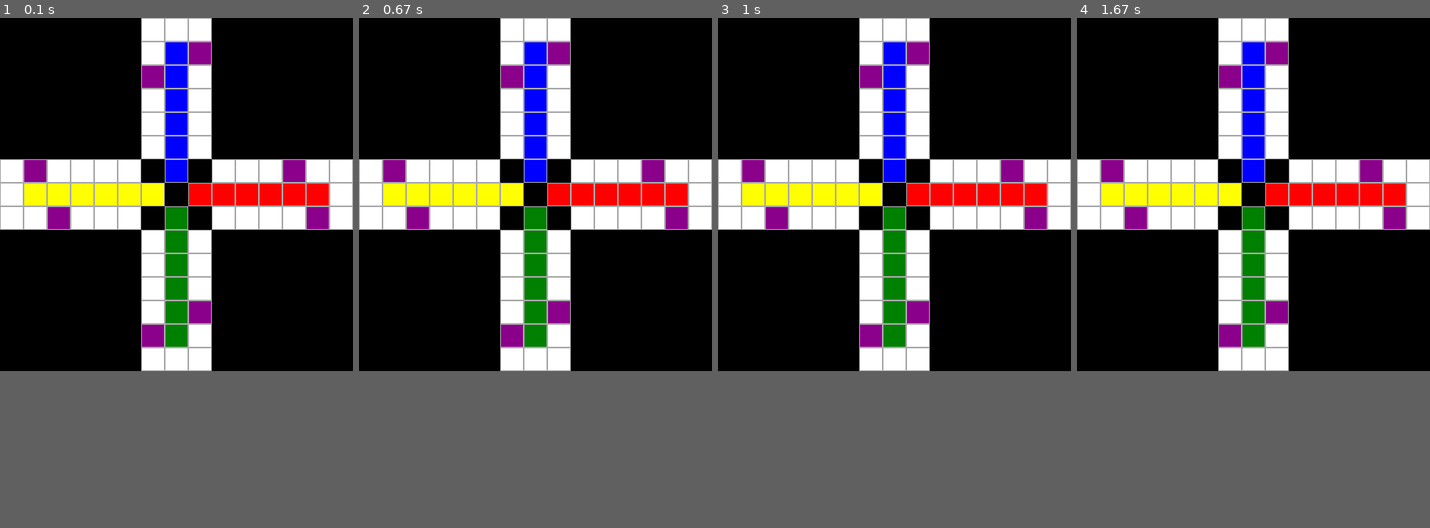
Above: before the commit, frames 1-4 (left to right).
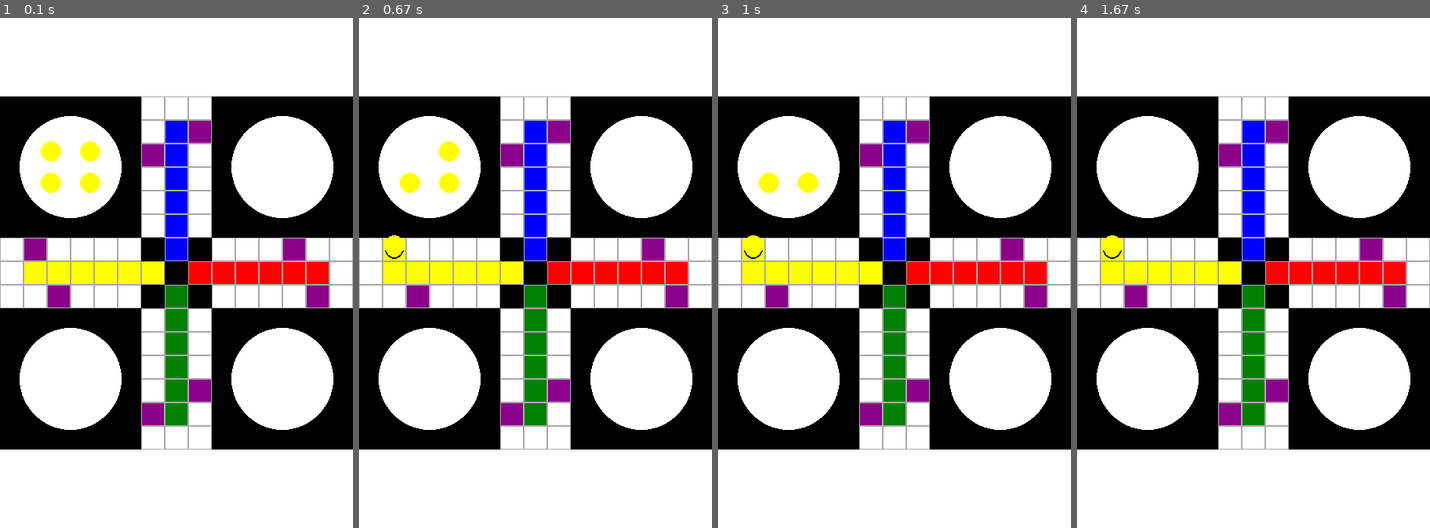
Above: after the commit, the same moments.

Repository: allanmiller143/ludo_lanke_pygame
Game: pygame game, started from main.py
Same seed, same stepped clock (60 frames per second), same inputs: the game is played once before the commit and once after it.
Inputs (mouse positions are in pixels of both pictures, inside the frame that each line leads up to):
- Up to frame 1 (0.1 s): no input
- Up to frame 2 (0.67 s): click (408, 150) at 0.38 s
- Up to frame 3 (1 s): click (809, 150) at 0.72 s
- Up to frame 4 (1.67 s): click (1126, 181) at 1.05 s; click (1168, 181) at 1.38 s
The window is 450x450 before the commit and 450x650 after it. Grey fills any space a smaller window leaves; there, only what the larger window draws over its background counts as a difference.

The runs differ from the first frame. In frame 1, 57% of the frame differs, in the area x 0-100%, y 0-85%; in frame 2, 57%; in frame 3, 57%; in frame 4, 57%.

Commit message:
add: started to create the move_piece function

Diff:
--- a/board.py
+++ b/board.py
@@ -27,7 +27,7 @@
         for row in range(len(self.matriz)):
             for col in range(len(self.matriz[0])):
                 pos_x = 30 * col
-                pos_y = 30 * row
+                pos_y = 100 + 30 * row
                 if self.matriz[row][col] == 0:
                     pygame.draw.rect(self.screen, (0, 0, 0), pygame.Rect(pos_x, pos_y, 30, 30))
                 elif self.matriz[row][col] == 1:
@@ -42,6 +42,16 @@
                     pygame.draw.rect(self.screen, (255,255,0), pygame.Rect(pos_x , pos_y , 30, 30))
                 elif self.matriz[row][col] == 'R':
                     pygame.draw.rect(self.screen, (255,0,0), pygame.Rect(pos_x , pos_y , 30, 30))
+                elif self.matriz[row][col] == 'PY':
+                    pygame.draw.rect(self.screen, (255,255,0), pygame.Rect(pos_x , pos_y , 30, 30))
+                    pygame.draw.circle(self.screen, (255,255,0), radius = 12, center=(pos_x+15,pos_y+15))
+                    pygame.draw.circle(self.screen, (0,0,0), radius = 12,width=2, center=(pos_x+15,pos_y+15))
+
 
                 if self.matriz[row][col] != 0:
                     pygame.draw.rect(self.screen, (169,169,169), pygame.Rect(pos_x, pos_y, 30, 30), 1)
+
+        pygame.draw.circle(self.screen, (255, 255, 255), radius=65,center=(90,190))
+        pygame.draw.circle(self.screen, (255, 255, 255), radius=65,center=(360,190))
+        pygame.draw.circle(self.screen, (255, 255, 255), radius=65,center=(90,460))
+        pygame.draw.circle(self.screen, (255, 255, 255), radius=65,center=(360,460))
--- a/game.py
+++ b/game.py
@@ -1,14 +1,16 @@
 import pygame
 from board import Board
+from player import Player
 
 def main():
     pygame.init()
 
-    width, height = 450, 450
+    width, height = 450, 650
     screen = pygame.display.set_mode((width, height))
     pygame.display.set_caption("Janela do Pygame")
     bg_color = (255, 255, 255)
     board = Board(screen)
+    player = Player(screen,(255,255,0))
     running = True
 
 
@@ -16,10 +18,17 @@
         for event in pygame.event.get():
             if event.type == pygame.QUIT:
                 pygame.quit()
+                running = False
+            elif event.type == pygame.MOUSEBUTTONDOWN:
+                # Se o botão do mouse foi pressionado
+                mouse_pos = pygame.mouse.get_pos()
+                player.move_piece(mouse_pos,board)
 
         screen.fill(bg_color)
         board.draw()
-        #running = False
+        player.draw()
+        #player.ButtonOut()
+
 
         # Atualizar a tela
         pygame.display.flip()
--- /dev/null
+++ b/player.py
@@ -0,0 +1,28 @@
+import pygame
+
+class Player:
+    def __init__(self,screen,color):
+        self.screen = screen
+        self.coordinates = [
+                            [65,170],
+                            [115,170],
+                            [65,210],
+                            [115,210],
+                           ]
+        self.color = color
+        self.pieces = ['PY','PY','PY','PY']
+
+
+
+    def draw(self):
+        for coord in self.coordinates:
+            pygame.draw.circle(self.screen, (255, 255, 0), (coord[0],coord[1]), radius=13)
+
+
+    def move_piece(self, mouse_pos,board):
+        for i, coord in enumerate(self.coordinates):
+            if pygame.Rect(coord[0] - 13, coord[1] - 13, 26, 26).collidepoint(mouse_pos):
+                # Atualizar a posição da peça clicada
+                self.coordinates[i] = [45,290]
+
+                board.matriz[6][1] = 'PY'
